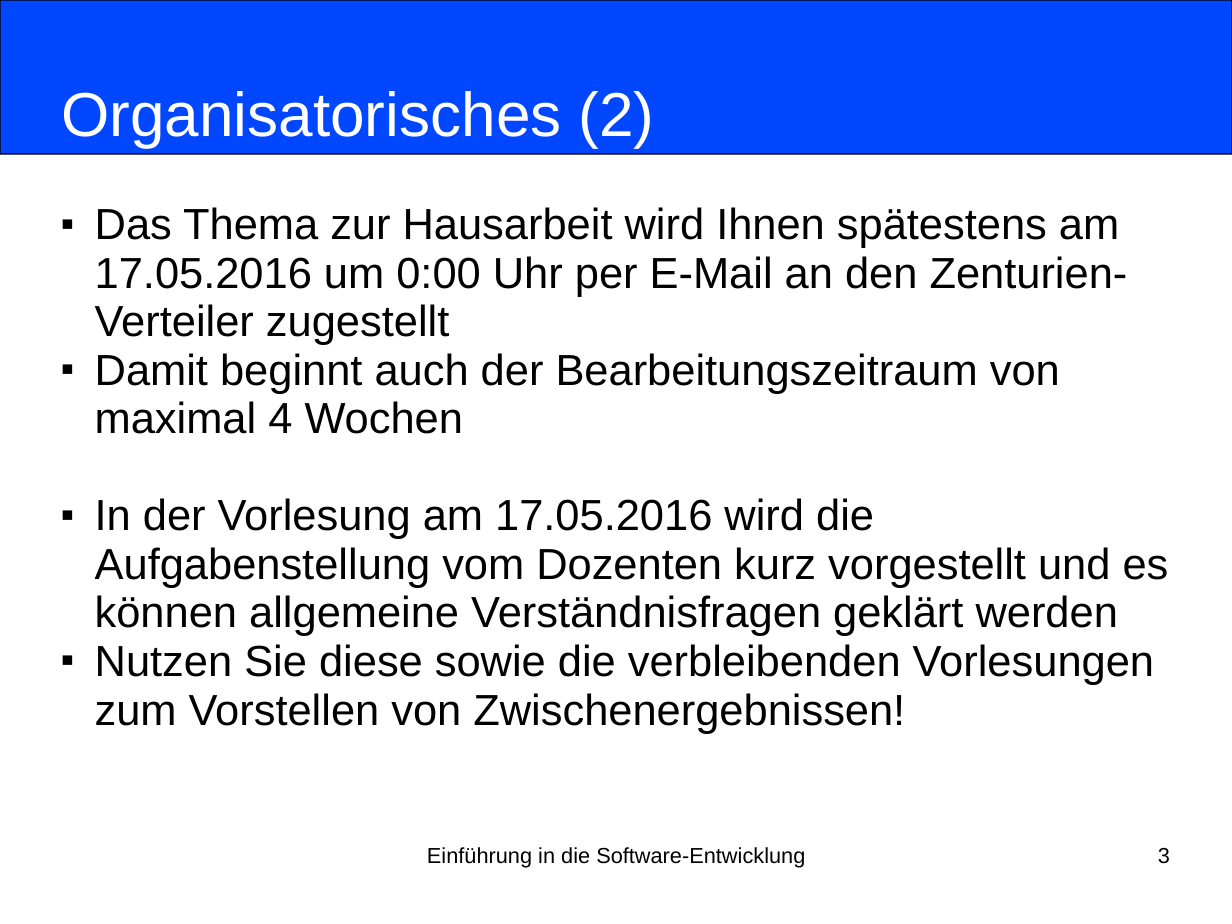
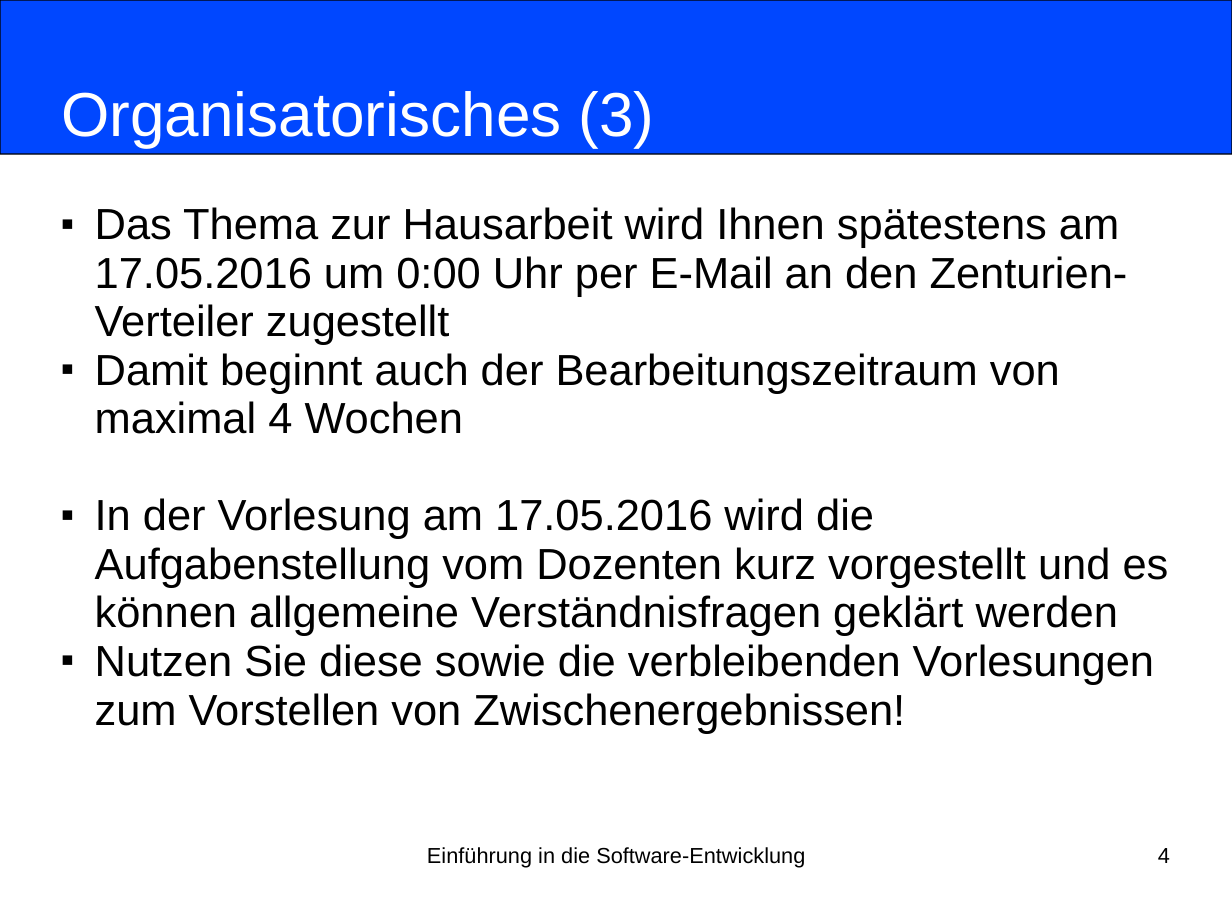
Before and after one commit to nordakademie-einfuehrung-java/vorlesungsskript, a slide deck: slide 4 of folien/Semester_04_Termin_04_Kapitel12.pptx (slide 3 before the commit). Drawn at 1232x924 pixels with LibreOffice and Linux fonts; fonts in the diff are those of the drawing. Boxes give left, top, right and bottom in pixels: in the first picture for what was removed or moved away, otherwise in the second. Text is boxed around its words. In the diff, an @@ line names an element or a change of style, - is before the commit and + after.

```diff
--- a/folien/Semester_04_Termin_04_Kapitel12.pptx
+++ b/folien/Semester_04_Termin_04_Kapitel12.pptx
@@ title at (62, 91, 655, 148): text changed @@
-Organisatorisches (2)
+Organisatorisches (3)
@@ page number at (1158, 848, 1170, 863): text changed @@
-3
+4
```
Also in this commit, not shown: 1 other slide changed, 1 slide added.
